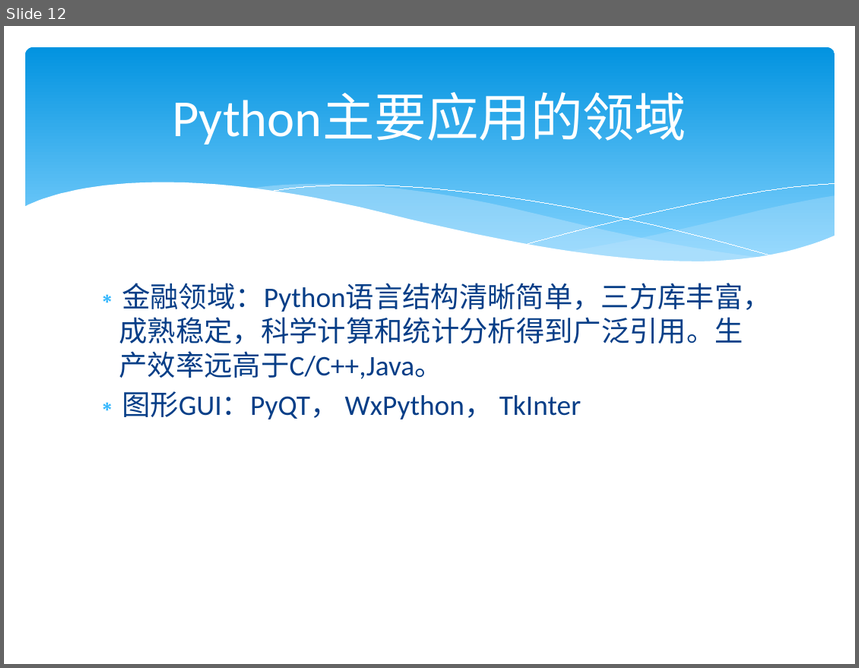
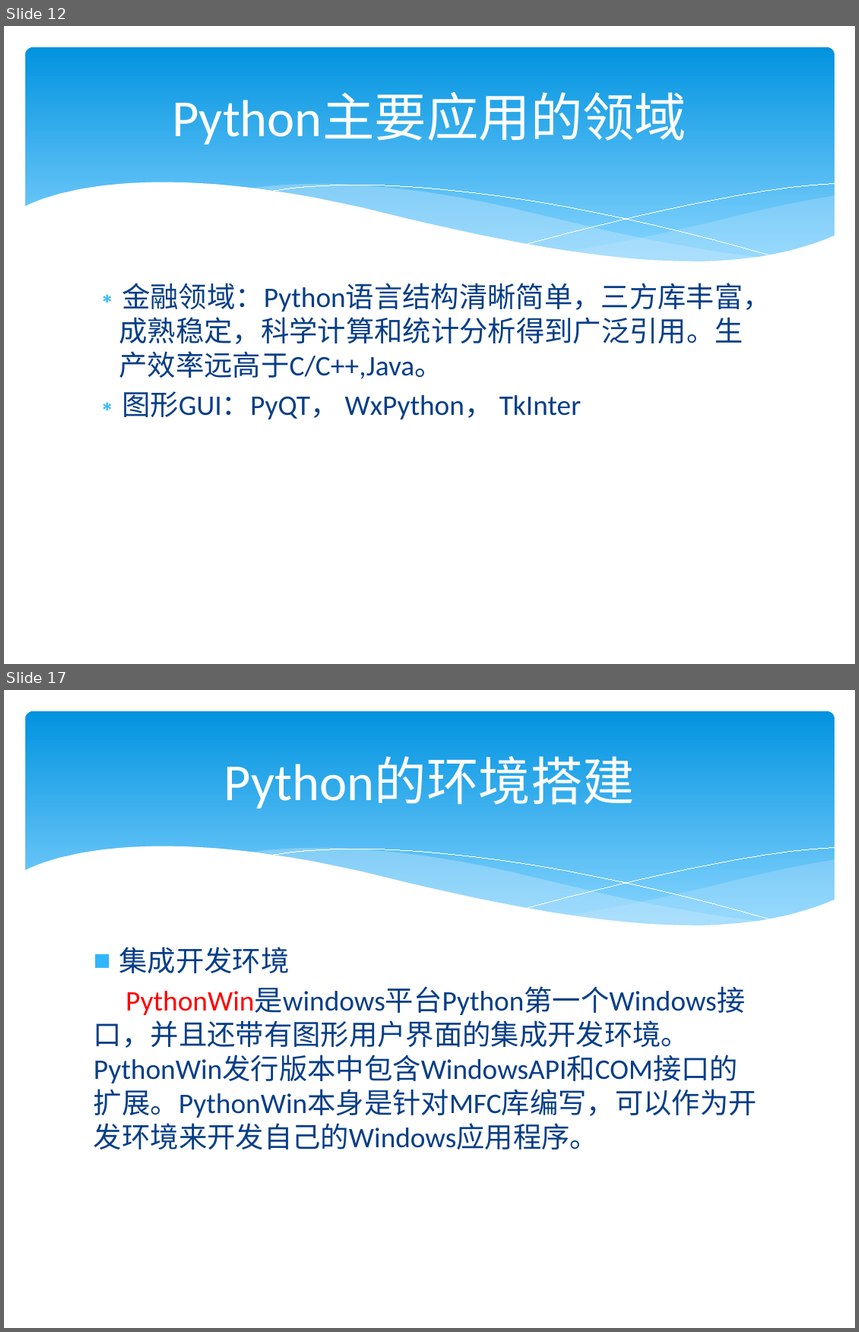
Before and after one commit to lysgwl/test4, a slide deck: python3/Python培训.pptx. Shown one above the other, each under a label of ours: slide 12 before the commit, slides 12 and 17 after it; the slides between them are not shown. The pictures are 859x668 and 859x1332 pixels, drawn with LibreOffice and Linux fonts; fonts in the diff are those of the drawing. Boxes give left, top, right and bottom in pixels: in the first picture for what was removed or moved away, otherwise in the second. Text is boxed around its words. In the diff, an @@ line names an element or a change of style, - is before the commit and + after.

```diff
--- a/python3/Python培训.pptx
+++ b/python3/Python培训.pptx
@@ slide 17 added at box(4, 690, 855, 1328), background #FFFFFF; not listed: 6 template elements that a slide beside it also shows @@
@@ title added at box(224, 757, 635, 809), 44 pt, text #FFFFFF @@
+Python的环境搭建
@@ text added at box(94, 947, 757, 1150), 24 pt, text #073E87 @@
+■ 集成开发环境
+PythonWin是windows平台Python第一个Windows接口，并且还带有图形用户界面的集成开发环境。PythonWin发行版本中包含WindowsAPI和COM接口的扩展。PythonWin本身是针对MFC库编写，可以作为开发环境来开发自己的Windows应用程序。
```
Also in this commit, not shown: 11 other slides added, 1 other file.
